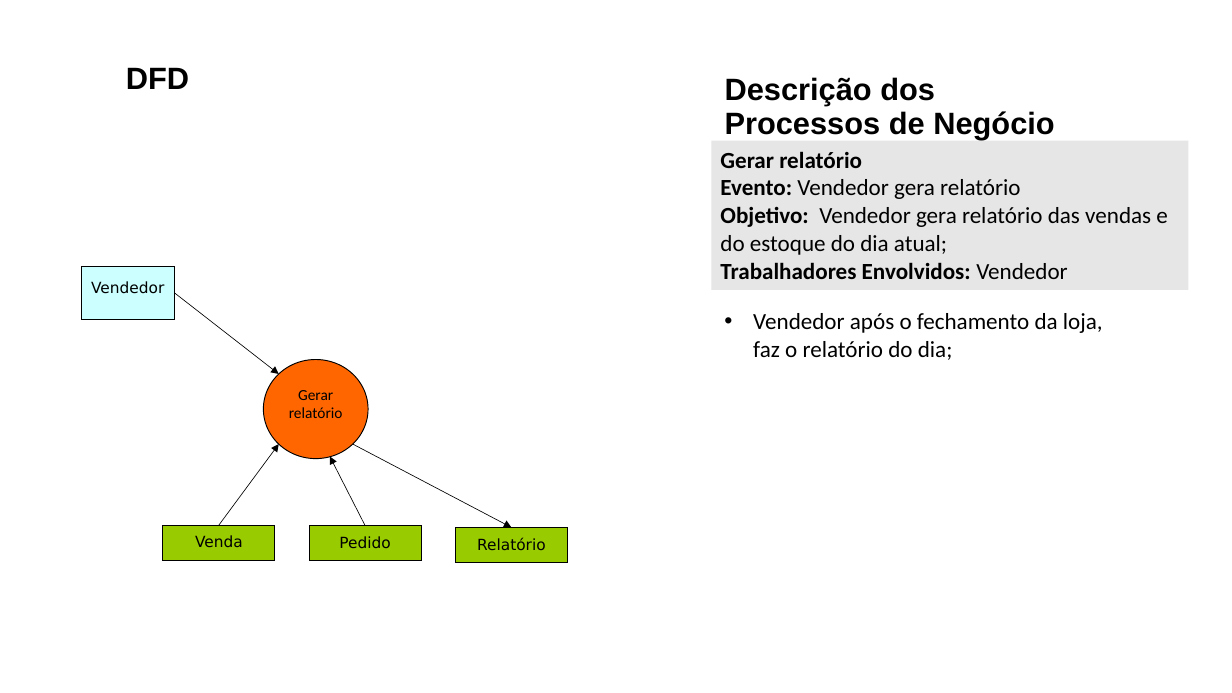
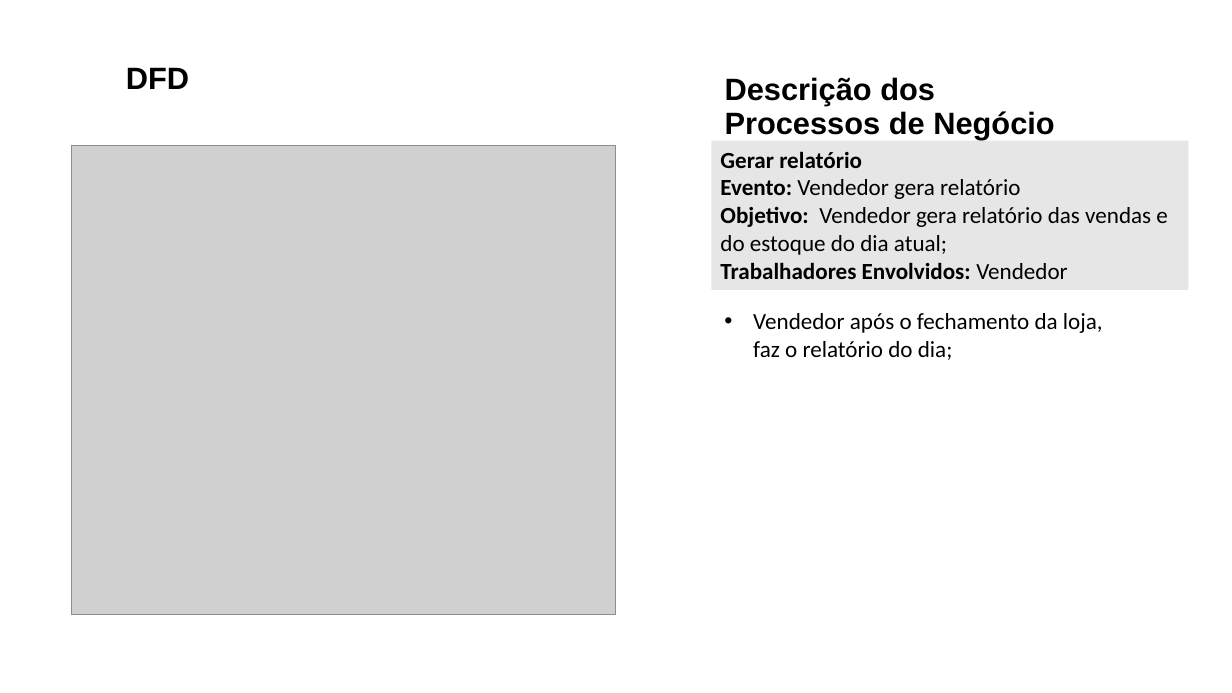
Before and after one commit to lucaskurata/Engenharia-de-Requisitos-Ericson, a slide deck: slide 3 of ACS/AC7/LucasKurata_AC07.pptx. Drawn at 1232x693 pixels with LibreOffice and Linux fonts; fonts in the diff are those of the drawing; grey boxes stand for pictures. Boxes give left, top, right and bottom in pixels: in the first picture for what was removed or moved away, otherwise in the second. Text is boxed around its words. In the diff, an @@ line names an element or a change of style, - is before the commit and + after.

Commit message:
Ppt ac07

```diff
--- a/ACS/AC7/LucasKurata_AC07.pptx
+++ b/ACS/AC7/LucasKurata_AC07.pptx
@@ picture added at [71,145,616,614] @@
@@ rectangle removed at [81,267,175,320] @@
-Vendedor
@@ arrow removed from (175, 293) to (279, 374) @@
@@ ellipse removed at [263,360,368,458] @@
-Gerar relatório
@@ arrow removed from (219, 525) to (279, 445) @@
@@ arrow removed from (353, 445) to (512, 528) @@
@@ arrow removed from (365, 526) to (330, 457) @@
@@ rectangle removed at [163,525,274,560] @@
-Venda
@@ rectangle removed at [234,515,252,556] @@
@@ rectangle removed at [310,526,421,561] @@
-Pedido
@@ rectangle removed at [456,528,567,563] @@
-Relatório
@@ rectangle removed at [59,544,78,586] @@
```
